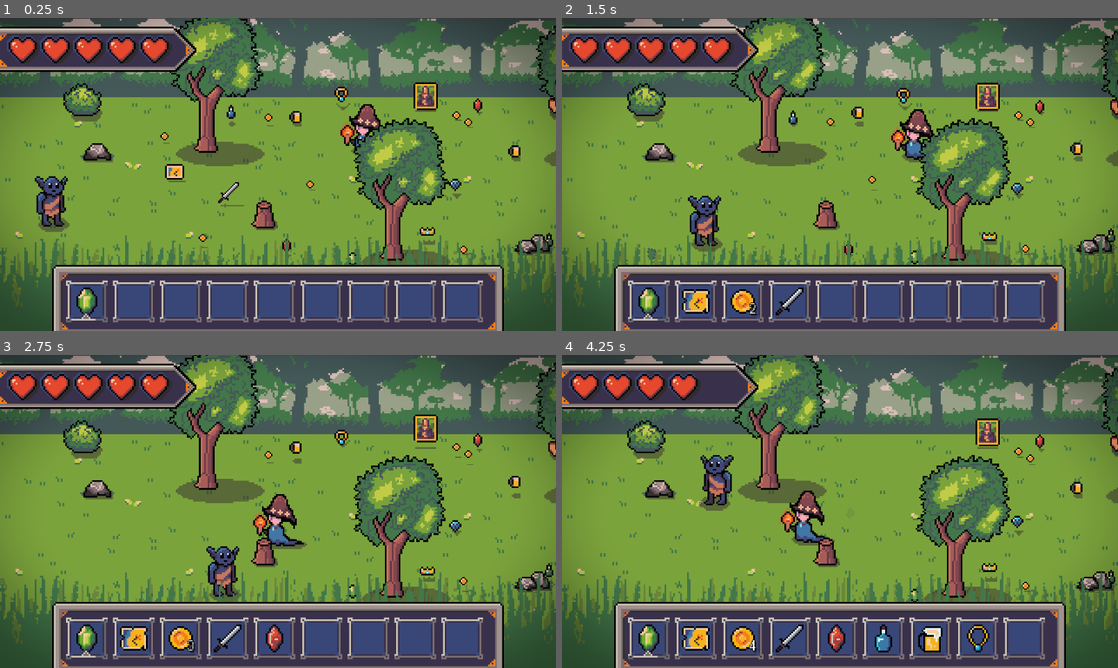
Above: before the commit, frames 1-4 (two rows, left to right).
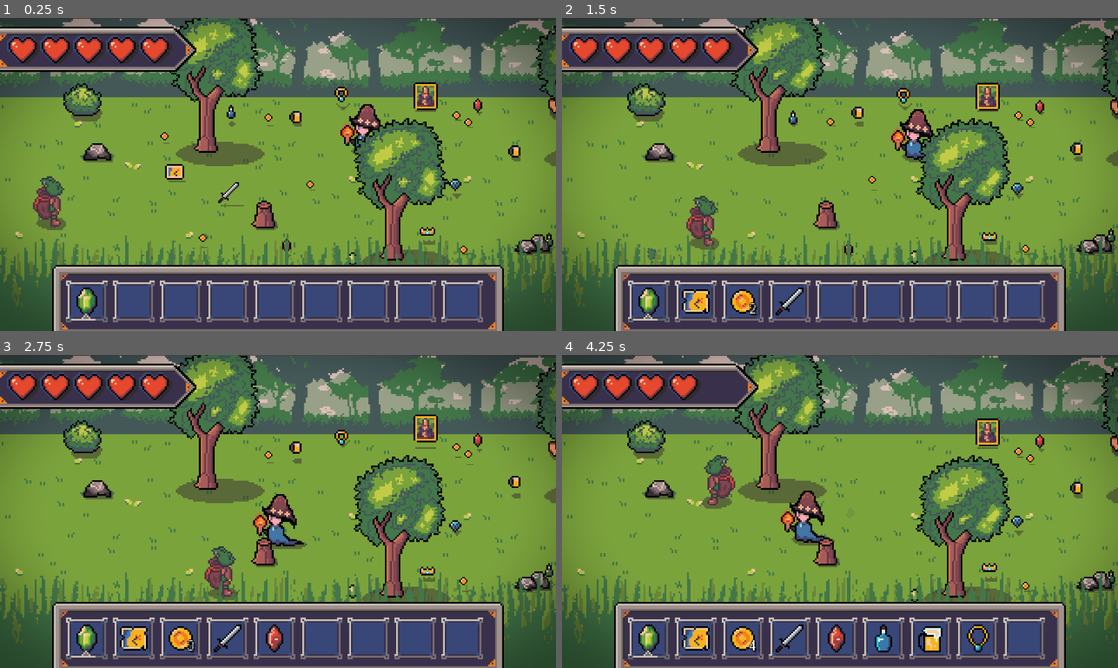
Above: after the commit, the same moments.

Repository: youkergav/Loot-Goblin
Game: Godot game, scene res://scenes/main.tscn
Two runs of this game, one before a commit and one after it. Both use one fixed random seed, a clock stepped at 60 frames per second and the inputs below.
Inputs:
- Up to frame 1 (0.25 s): no input
- Up to frame 2 (1.5 s): hold Right (ui_right) 0.53-1.28 s; hold Down (ui_down) from 1.28 s (still down)
- Up to frame 3 (2.75 s): release Down (ui_down) at 2.03 s; hold Right (ui_right) from 2.03 s (still down)
- Up to frame 4 (4.25 s): release Right (ui_right) at 2.78 s; hold Up (ui_up) 2.78-3.53 s; hold Left (ui_left) from 3.53 s (still down)

The runs differ from the first frame. In frame 1, 0.8% of the frame differs, in the area x 5-13%, y 50-69%; in frame 2, 0.8%; in frame 3, 0.8%; in frame 4, 0.8%.

Commit message:
New player design

Diff:
--- a/scenes/packed/characters/player.tscn
+++ b/scenes/packed/characters/player.tscn
@@ -6,11 +6,11 @@
 
 [sub_resource type="AtlasTexture" id="AtlasTexture_0c560"]
 atlas = ExtResource("3_m6pdb")
-region = Rect2(0, 0, 20, 32)
+region = Rect2(0, 0, 32, 32)
 
 [sub_resource type="AtlasTexture" id="AtlasTexture_yae0h"]
 atlas = ExtResource("3_m6pdb")
-region = Rect2(20, 0, 20, 32)
+region = Rect2(32, 0, 32, 32)
 
 [sub_resource type="SpriteFrames" id="SpriteFrames_8di1q"]
 animations = [{
@@ -50,16 +50,17 @@
 texture_filter = 1
 position = Vector2(1, 0)
 texture = ExtResource("2_m6pdb")
-offset = Vector2(0, 0.5)
+offset = Vector2(0, -12)
 
 [node name="Body" type="AnimatedSprite2D" parent="Sprites"]
 texture_filter = 1
 sprite_frames = SubResource("SpriteFrames_8di1q")
 autoplay = "default"
-frame_progress = 0.2841277
+frame_progress = 0.9418321
 offset = Vector2(0, -12)
 
 [node name="CollisionShape2D" type="CollisionShape2D" parent="."]
+visible = false
 position = Vector2(0.5, 1.5)
 shape = SubResource("RectangleShape2D_mhmt7")
 
@@ -67,6 +68,7 @@
 collision_mask = 8
 
 [node name="CollisionShape2D" type="CollisionShape2D" parent="ItemPickupZone"]
+visible = false
 position = Vector2(0, 1)
 shape = SubResource("RectangleShape2D_dx721")
 
@@ -74,12 +76,14 @@
 collision_mask = 8
 
 [node name="CollisionShape2D" type="CollisionShape2D" parent="ItemMagnetZone"]
+visible = false
 position = Vector2(0, -12)
 shape = SubResource("CircleShape2D_m6pdb")
 
 [node name="HurtBox" type="Area2D" parent="."]
 
 [node name="CollisionShape2D" type="CollisionShape2D" parent="HurtBox"]
+visible = false
 position = Vector2(-0.5, 1.5)
 shape = SubResource("RectangleShape2D_0c560")
 debug_color = Color(0.8057586, 0.41635647, 0, 0.41960785)
Binary file changed: sprites/characters/player.png
Binary file changed: sprites/characters/player_shadow.png
